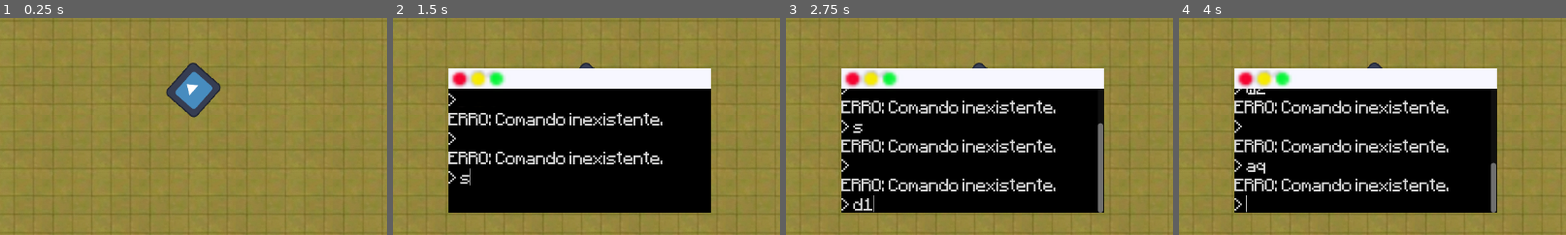
Above: before the commit, frames 1-4 (left to right).
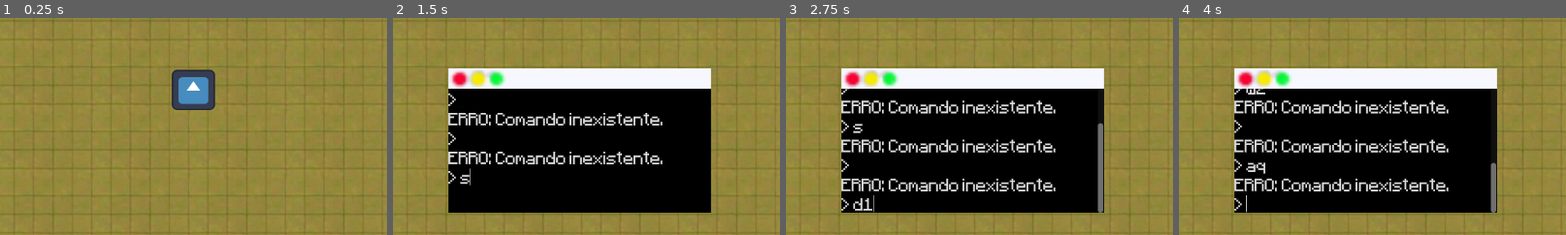
Above: after the commit, the same moments.

Repository: jplima-dev/Projeto-de-jogo
Game: Godot game, scene res://1miniboss_cap1.tscn
Same seed, same stepped clock (60 frames per second), same inputs: the game is played once before the commit and once after it. This scene is started directly instead of the project's main scene. The engine's default icon, where the game draws it, is replaced by a stand-in: a white triangle on a blue panel in a dark square.
Inputs (mouse positions are % of the whole screen's width and height, from its top left):
- Up to frame 1 (0.25 s): no input
- Up to frame 2 (1.5 s): tap Enter (ui_accept) at 0.5, 0.77, 1.25 s; move the mouse to (72, 45) at 0.52 s; hold D (move-right) 0.53-1.28 s; hold E (ataque) 0.53-1.28 s; move the mouse to (30, 55) at 1.27 s; hold S (move-down) from 1.28 s (still down); tap Shift (correr) at 1.35 s
- Up to frame 3 (2.75 s): tap Enter (ui_accept) at 1.52, 2 s; move the mouse to (60, 28) at 2.02 s; release S (move-down) at 2.03 s; hold D (move-right) from 2.03 s (still down); hold 1 (cura) from 2.03 s (still down)
- Up to frame 4 (4 s): tap Enter (ui_accept) at 2.75, 3.02, 3.5, 3.77 s; move the mouse to (45, 70) at 2.77 s; release D (move-right) at 2.78 s; release 1 (cura) at 2.78 s; hold W (move-up) 2.78-3.53 s; tap 2 (dano) at 2.85 s; move the mouse to (80, 65) at 3.52 s; hold A (move-left) from 3.53 s (still down); tap Q (dash) at 3.6 s
The pictures show only the part of the screen within x 26-76%, y 36-86%; the shares and areas given below are measured in that part.

The runs differ from the first frame. In frame 1, 1.3% of the frame differs, in the area x 42-58%, y 20-46%; in frame 2, less than 0.1%; in frame 3, less than 0.1%; in frame 4, less than 0.1%.
Error after the commit: Parse Error: Invalid numeric notation. (res://1_cap_1.gd:20)

Commit message:
primeiro mini boss (primeiro ataque)

Diff:
--- a/j-v-1.6.0/1_cap_1.gd
+++ b/j-v-1.6.0/1_cap_1.gd
@@ -17,7 +17,7 @@
 @export var quantidade_pedras := 10
 
 # Ajuste este valor dependendo da orientação do sprite
-@export var offset_rotacao := 90.0
+@export var offset_rotacao := 90s.0
 
 var player
 var direcao := Vector2.ZERO
